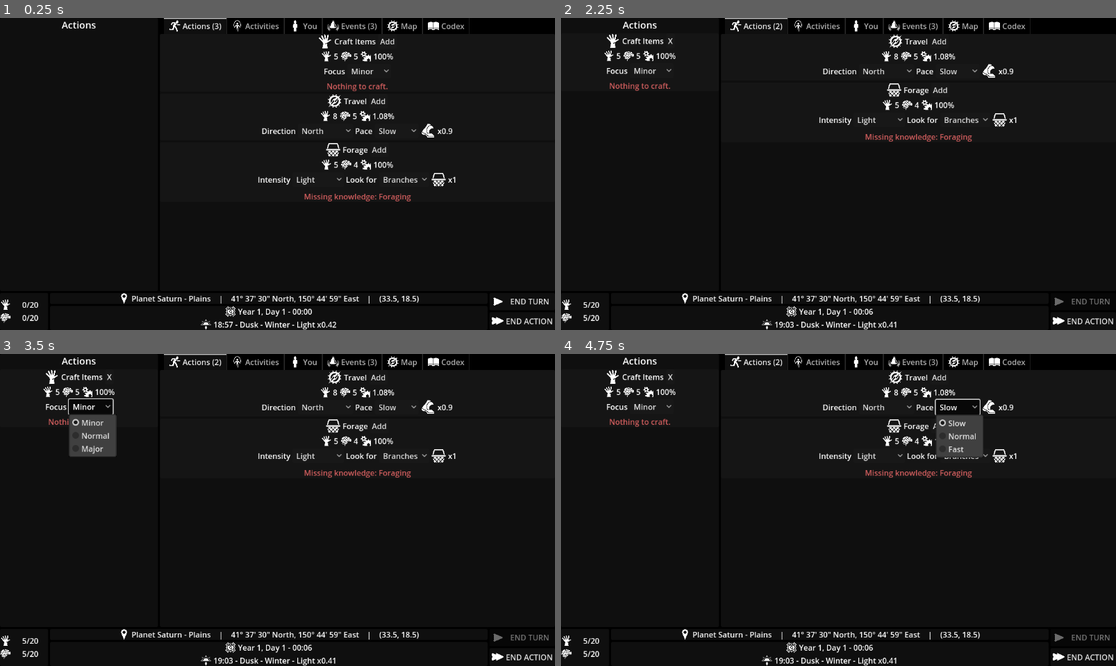
Above: before the commit, frames 1-4 (two rows, left to right).
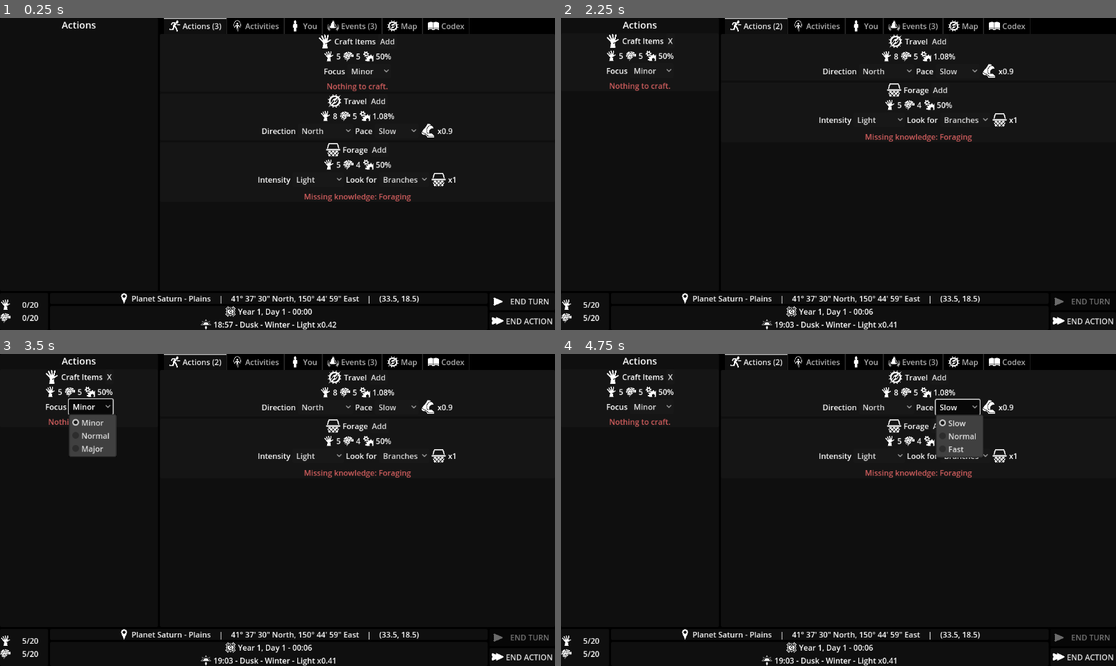
Above: after the commit, the same moments.

Repository: Turnovus/Space-Adventure-RPG
Game: Godot game, scene res://main.tscn
The game is run twice, just before and just after one commit, with the same random seed, the same clock (stepped at 60 frames per second) and the same inputs.
Inputs:
- Up to frame 1 (0.25 s): no input
- Up to frame 2 (2.25 s): click "END TURN" at 0.5 s; click "END ACTION" at 1.25 s; click "Add" at 2 s
- Up to frame 3 (3.5 s): click "Minor" at 2.75 s
- Up to frame 4 (4.75 s): click "North" at 3.5 s; click "Slow" at 4.25 s

The runs differ from the first frame. In frame 1, 0.4% of the frame differs, in the area x 57-71%, y 10-49%; in frame 2, 0.4%, in the area x 7-71%, y 10-30%; in frame 3, 0.4%; in frame 4, 0.4%.

Commit message:
Action point costs affect potency

Diff:
--- a/Alpha/actions/components/point_cost/action_point_cost_fraction.gd
+++ b/Alpha/actions/components/point_cost/action_point_cost_fraction.gd
@@ -5,10 +5,35 @@
 @export var physical_points_percent : float = 0
 @export var mental_points_percent : float = 0
 
+@export_subgroup("potency")
+@export var physical_affects_potency : bool
+@export var base_physical_points : int
+@export var mental_affects_potency : bool
+@export var base_mental_points : int
+
 
 func affect_physical_point_cost(initial_points : int, agent : Agent) -> int:
-	return initial_points + int(agent.max_physical_points() * physical_points_percent)
+	return initial_points + _get_physical_point_cost(agent)
 
 
 func affect_mental_point_cost(initial_points : int, agent : Agent) -> int:
-	return initial_points + int(agent.max_mental_points() * mental_points_percent)
+	return initial_points + _get_mental_point_cost(agent)
+
+
+func affect_potency(initial_potency : float, agent : Agent) -> float:
+	var potency : float = initial_potency
+
+	if physical_affects_potency:
+		potency *= float(_get_physical_point_cost(agent)) / base_physical_points
+	if mental_affects_potency:
+		potency *= float(_get_mental_point_cost(agent)) / base_mental_points
+
+	return potency
+
+
+func _get_physical_point_cost(agent : Agent) -> int:
+	return int(agent.max_physical_points() * physical_points_percent)
+
+
+func _get_mental_point_cost(agent : Agent) -> int:
+	return int(agent.max_mental_points() * mental_points_percent)
--- a/Alpha/galaxy/entities/celestial/planet/actions/forage_planet.tscn
+++ b/Alpha/galaxy/entities/celestial/planet/actions/forage_planet.tscn
@@ -37,6 +37,8 @@
 script = ExtResource("8_oucxd")
 physical_points_percent = 0.25
 mental_points_percent = 0.2
+physical_affects_potency = true
+base_physical_points = 10
 
 [node name="ActionComponentSkillTrain" type="Node" parent="Intensity/Light"]
 script = ExtResource("7_31lld")
@@ -51,6 +53,8 @@
 script = ExtResource("8_oucxd")
 physical_points_percent = 0.5
 mental_points_percent = 0.4
+physical_affects_potency = true
+base_physical_points = 10
 
 [node name="ActionComponentSkillTrain" type="Node" parent="Intensity/Normal"]
 script = ExtResource("7_31lld")
@@ -65,6 +69,8 @@
 script = ExtResource("8_oucxd")
 physical_points_percent = 0.75
 mental_points_percent = 0.6
+physical_affects_potency = true
+base_physical_points = 10
 
 [node name="ActionComponentSkillTrain" type="Node" parent="Intensity/Thorough"]
 script = ExtResource("7_31lld")
--- a/Alpha/galaxy/entities/misc/agent/actions/craft_items.tscn
+++ b/Alpha/galaxy/entities/misc/agent/actions/craft_items.tscn
@@ -26,6 +26,8 @@
 script = ExtResource("6_1a5er")
 physical_points_percent = 0.25
 mental_points_percent = 0.25
+physical_affects_potency = true
+base_physical_points = 10
 
 [node name="Normal" type="Node" parent="Focus"]
 script = ExtResource("5_obc23")
@@ -35,6 +37,8 @@
 script = ExtResource("6_1a5er")
 physical_points_percent = 0.5
 mental_points_percent = 0.5
+physical_affects_potency = true
+base_physical_points = 10
 
 [node name="Major" type="Node" parent="Focus"]
 script = ExtResource("5_obc23")
@@ -44,6 +48,8 @@
 script = ExtResource("6_1a5er")
 physical_points_percent = 0.75
 mental_points_percent = 0.75
+physical_affects_potency = true
+base_physical_points = 10
 
 [node name="ActionComponentCraftValidator" type="Node" parent="."]
 script = ExtResource("7_k3ffv")
--- a/Alpha/interface/main_interface_components/action_listing/action_listing.gd
+++ b/Alpha/interface/main_interface_components/action_listing/action_listing.gd
@@ -19,6 +19,11 @@
 
 var action : Action
 var is_player_action : bool
+
+
+func _ready():
+	var galaxy : Galaxy = await ReferenceSingleton.get_galaxy()
+	galaxy.turn_end.connect(_on_turn_end)
 
 
 func set_action(new_action : Action, player_action : bool):
@@ -113,3 +118,7 @@
 	var galaxy : Galaxy = await ReferenceSingleton.get_galaxy()
 	galaxy.notify_player_points_reallocated()
 	update_visuals()
+
+
+func _on_turn_end(_turn : int):
+	update_visuals()
